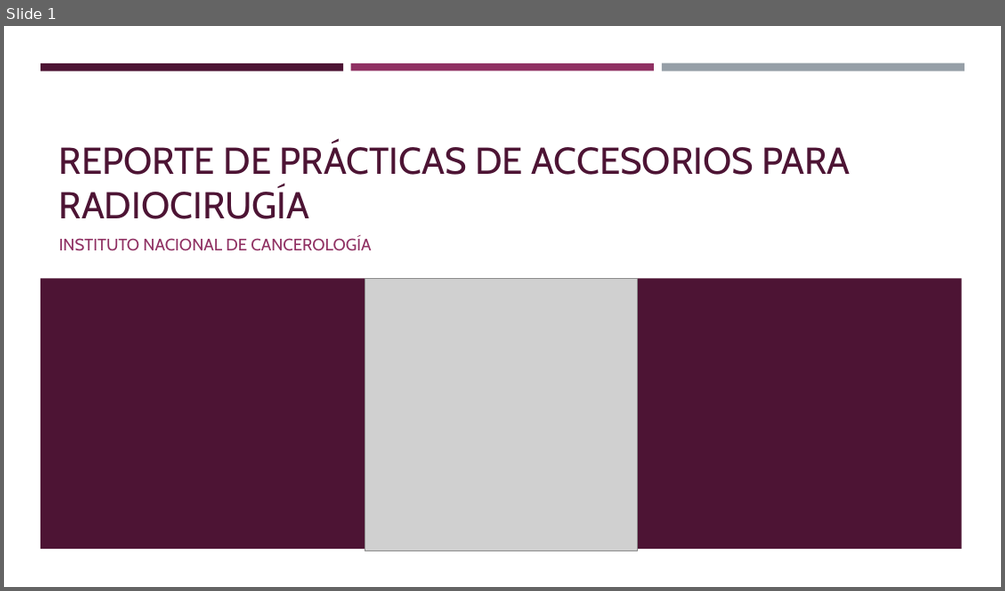
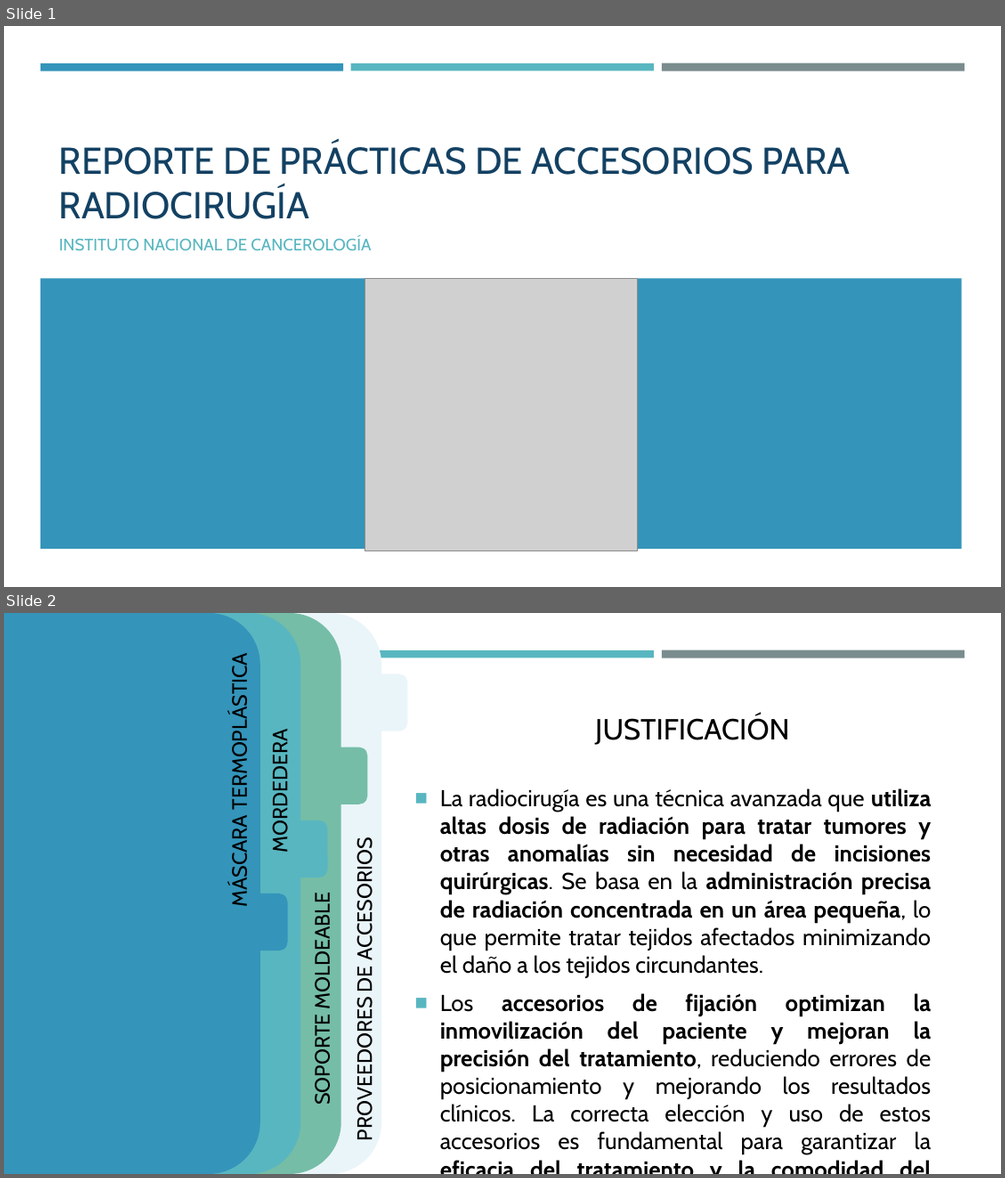
Before and after one commit to ChristopherLR12/Radioterapia_SS, a slide deck: Accesorios/REPORTE DE PRÁCTICAS DE ACCESORIOS PARA RADIOCIRUGÍA.pptx. Shown one above the other, each under a label of ours: slide 1 before the commit, slides 1 and 2 after it. The pictures are 1005x591 and 1005x1178 pixels, drawn with LibreOffice and Linux fonts; fonts in the diff are those of the drawing; grey boxes stand for pictures. Boxes give left, top, right and bottom in pixels: in the first picture for what was removed or moved away, otherwise in the second. Text is boxed around its words. In the diff, an @@ line names an element or a change of style, - is before the commit and + after.

```diff
--- a/Accesorios/REPORTE DE PRÁCTICAS DE ACCESORIOS PARA RADIOCIRUGÍA.pptx
+++ b/Accesorios/REPORTE DE PRÁCTICAS DE ACCESORIOS PARA RADIOCIRUGÍA.pptx
@@ slide 2 added at (4, 613, 1001, 1174), background #FFFFFF; not listed: 3 template elements that a slide beside it also shows @@
@@ rounded rectangle added at (4, 613, 301, 1174), fill #58B6C0 @@
@@ rounded rectangle added at (4, 613, 260, 1174), fill #3494BA @@
@@ rounded rectangle added at (32, 613, 341, 1174), fill #75BDA7 @@
@@ rounded rectangle added at (72, 613, 381, 1174), fill #EAF5F9 @@
@@ text added at (226, 668, 251, 905), 20 pt, text #000000 @@
+MÁSCARA TERMOPLÁSTICA
@@ rounded rectangle added at (356, 674, 408, 731), fill #EAF5F9 @@
@@ text added at (595, 715, 789, 745), 28 pt, text #000000 @@
+JUSTIFICACIÓN
@@ text added at (267, 740, 292, 849), 20 pt, text #000000 @@
+MORDEDERA
@@ rounded rectangle added at (316, 747, 368, 804), fill #75BDA7 @@
@@ text added at (440, 788, 931, 1154), 22.2 pt, text #000000, bold @@
+■ La radiocirugía es una técnica avanzada que utiliza altas dosis de radiación para tratar tumores y otras anomalías sin necesidad de incisiones quirúrgicas. Se basa en la administración precisa de radiación concentrada en un área pequeña, lo que permite tratar tejidos afectados minimizando el daño a los tejidos circundantes.
+■ Los accesorios de fijación optimizan la inmovilización del paciente y mejoran la precisión del tratamiento, reduciendo errores de posicionamiento y mejorando los resultados clínicos. La correcta elección y uso de estos accesorios es fundamental para garantizar la eficacia del tratamiento y la comodidad del paciente.
@@ rounded rectangle added at (275, 820, 328, 877), fill #58B6C0 @@
@@ text added at (352, 850, 377, 1136), 20 pt, text #000000 @@
+PROVEEDORES DE ACCESORIOS
@@ rounded rectangle added at (235, 893, 288, 951), fill #3494BA @@
@@ text added at (309, 904, 334, 1103), 20 pt, text #000000 @@
+SOPORTE MOLDEABLE
@@ slide 1 changed as well @@
@@ rectangle at (40, 63, 343, 70): fill #4D1434 to #3494BA @@
@@ rectangle at (351, 63, 654, 70): fill #903163 to #58B6C0 @@
@@ rectangle at (662, 63, 964, 71): fill #969FA7 to #7A8C8E @@
@@ title "REPORTE DE PRÁCTICAS DE ACCESORIOS ..." at (59, 143, 850, 219): text colour #4D1434 to #134163 @@
@@ subtitle "INSTITUTO NACIONAL DE CANCEROLOGÍA" at (59, 236, 371, 250): text colour #903163 to #58B6C0 @@
@@ rectangle at (40, 278, 962, 548): fill #4D1434 to #3494BA @@
```
Also in this commit, not shown: 4 other slides added, 1 slide removed, 3 other files.
